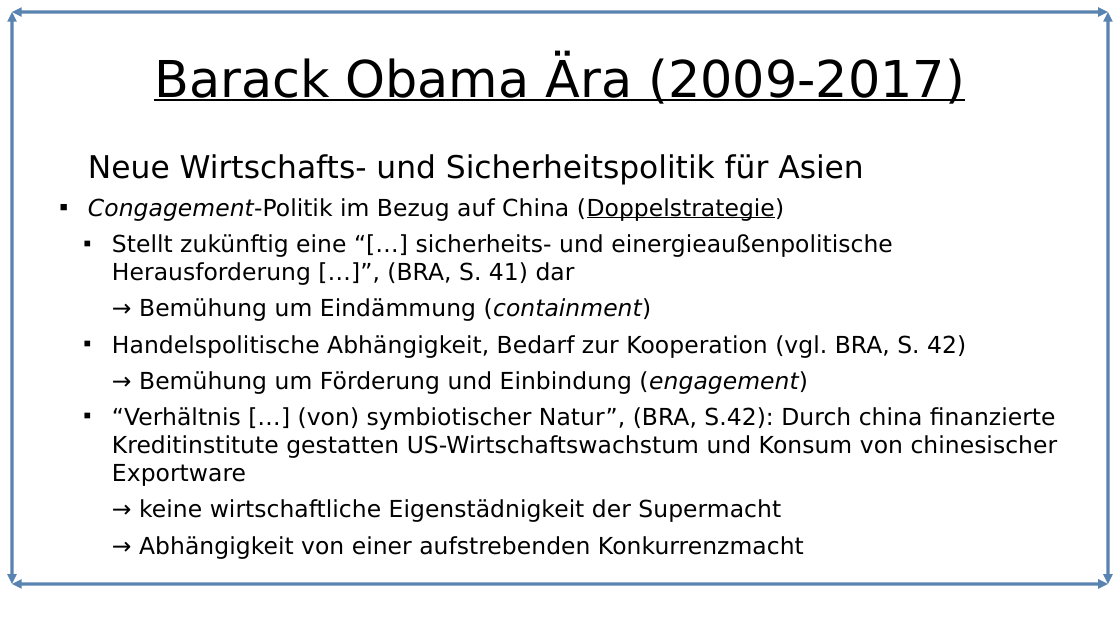
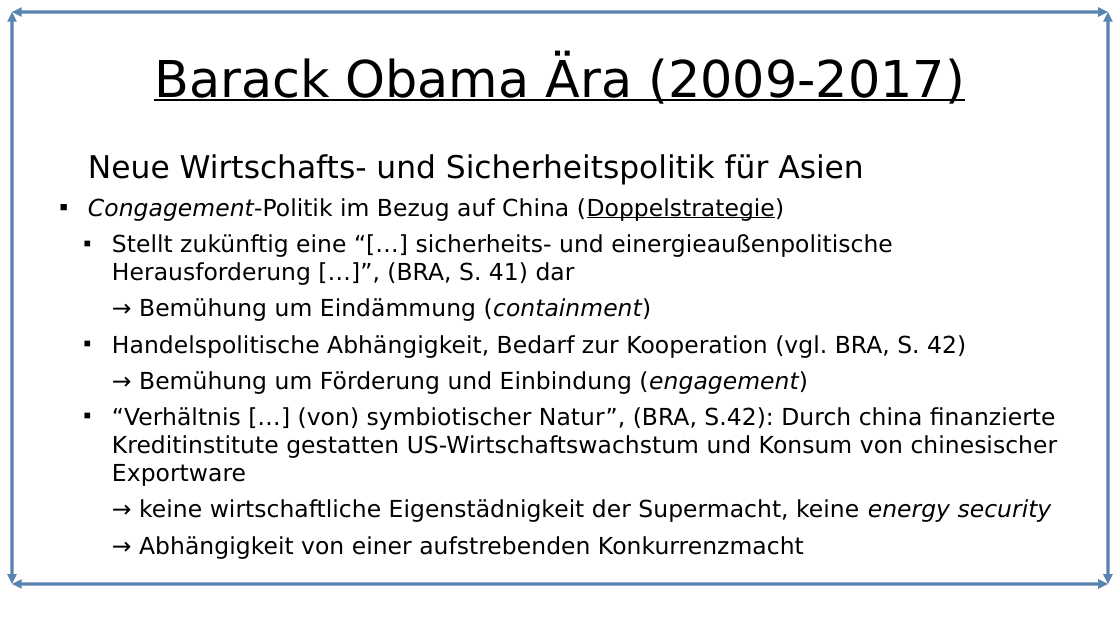
Before and after one commit to Lacrimus/Referat-Geschichte-USA-die-einzig-verbleibende-Weltmacht-, a slide deck: slide 8 of USA-die-einzig-verbleibende-Weltmacht.odp (slide 5 before the commit). Drawn at 1120x630 pixels with LibreOffice and Linux fonts; fonts in the diff are those of the drawing. Boxes give left, top, right and bottom in pixels: in the first picture for what was removed or moved away, otherwise in the second. Text is boxed around its words. In the diff, an @@ line names an element or a change of style, - is before the commit and + after.

```diff
--- a/USA-die-einzig-verbleibende-Weltmacht.odp
+++ b/USA-die-einzig-verbleibende-Weltmacht.odp
@@ text at [139,499,1052,522]: text changed @@
-  → keine wirtschaftliche Eigenstädnigkeit der Supermacht
+  → keine wirtschaftliche Eigenstädnigkeit der Supermacht, keine energy security
```
Also in this commit, not shown: 5 other slides changed, 3 slides added, 1 slide removed, 1 other file.
